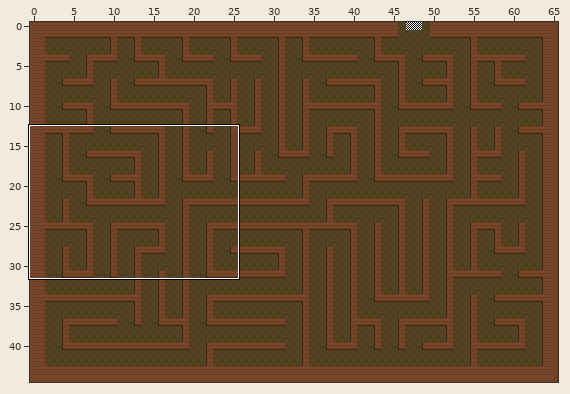
An edit to a level. Tiled map, android/assets/tilemaps/manchester/maze.tmx. Above: a wide view before the commit, with the close-up outlined.
Close-up. As it was:
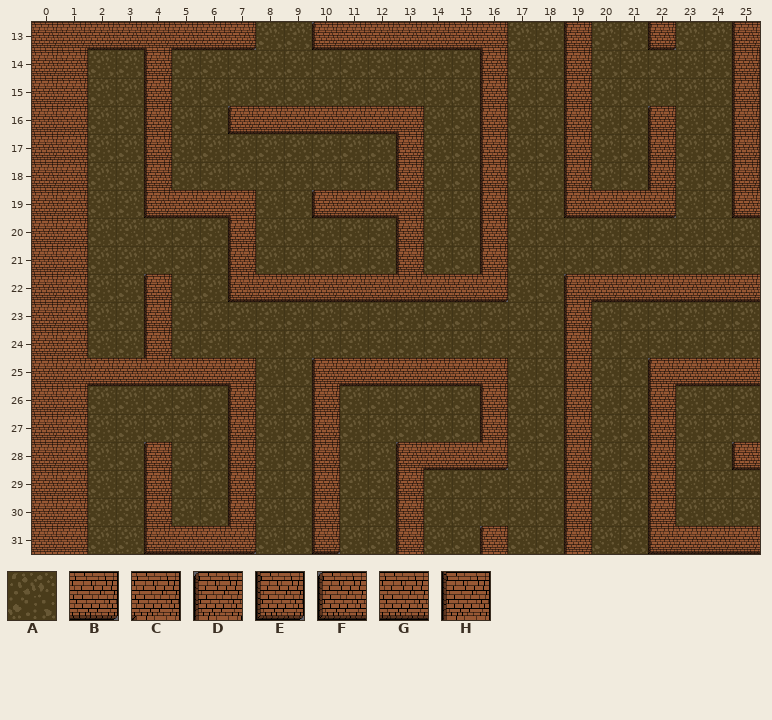
Cells are 64x64 px. Shown: x 0..25, y 13..31. The commit also changed other parts of the map, which this record leaves out. The old version is drawn lined up with the new one.
Key: from "tileSet": A 4; from "tileset2": B 4, C 6, D 10, E 12, F 14, G 23, H 28.
_ is an empty cell.
Layers that did not change in this view are not listed.
Layer "path" before, first column x 0:
13 ________AA_______AA_AA_AA_
14 __AA_AAAAAAAAAAA_AA_AAAAA_
15 __AA_AAAAAAAAAAA_AA_AAAAA_
16 __AA_AA_______AA_AA_AA_AA_
17 __AA_AAAAAAAA_AA_AA_AA_AA_
18 __AA_AAAAAAAA_AA_AA_AA_AA_
19 __AA____AA____AA_AA____AA_
20 __AAAAA_AAAAA_AA_AAAAAAAAA
21 __AAAAA_AAAAA_AA_AAAAAAAAA
22 __AA_AA__________AA_______
23 __AA_AAAAAAAAAAAAAA_AAAAAA
24 __AA_AAAAAAAAAAAAAA_AAAAAA
25 ________AA_______AA_AA____
26 __AAAAA_AA_AAAAA_AA_AA_AAA
27 __AAAAA_AA_AAAAA_AA_AA_AAA
28 __AA_AA_AA_AA____AA_AA_AA_
29 __AA_AA_AA_AA_AAAAA_AA_AAA
30 __AA_AA_AA_AA_AAAAA_AA_AAA
31 __AA____AA_AA_AA_AA_AA____
Layer "wall_tiles" before, first column x 8:
13 __FGGGGGC__
14 ________H__
15 ________H__
16 GGGGGC__H__
17 _____H__H__
18 _____H__H__
19 __FGGC__H__
20 _____H__H__
21 _____H__H__
22 GGGGGGGGB__
23 ___________
24 ___________
25 __DGGGGGC__
26 __H_____H__
27 __H_____H__
Now the later version:
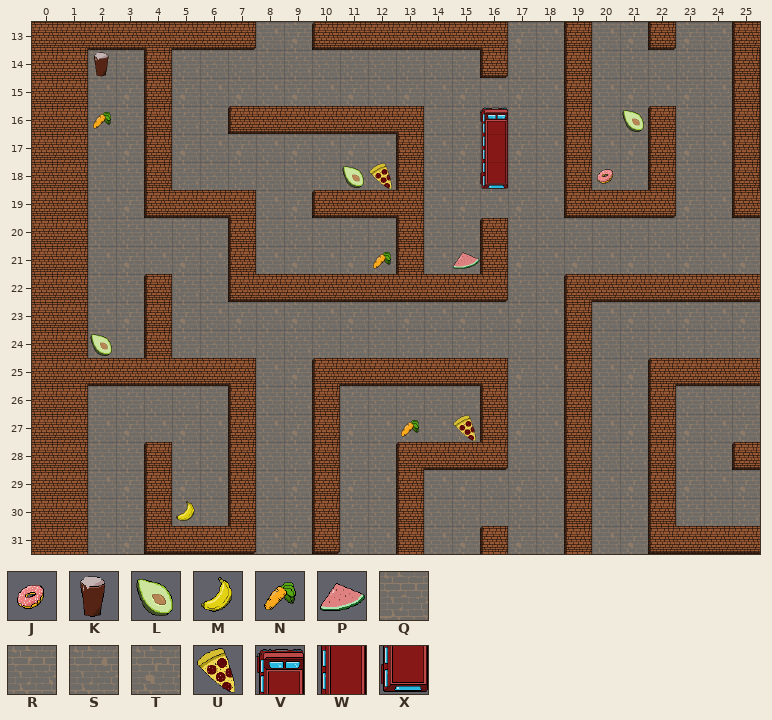
Further tiles: from "bad_objects": J 0, K 1; from "good_objects": L 0, M 1, N 2, P 3; from "london": Q 2, R 3, S 10, T 11; from "tileSet": U 5; from "tileset2": V 0 turned 90, W 1 turned 90, X 2 turned 90.
Tiles of an added or newly shown layer are drawn over the layers below it.
Diff:
map size 66x45 -> 63x45 cells
Layer "path" (removed):
y 13: x 8..9 AA -> __; x 17..18 AA -> __; x 20..21 AA -> __; x 23..24 AA -> __
y 14..15: x 2..3 AA -> __; x 5..15 AAAAAAAAAAA -> ___________; x 17..18 AA -> __; x 20..24 AAAAA -> _____
y 16: x 2..3 AA -> __; x 5..6 AA -> __; x 14..15 AA -> __; x 17..18 AA -> __; x 20..21 AA -> __; x 23..24 AA -> __
y 17..18: x 2..3 AA -> __; x 5..12 AAAAAAAA -> ________; x 14..15 AA -> __; x 17..18 AA -> __; x 20..21 AA -> __; x 23..24 AA -> __
y 19: x 2..3 AA -> __; x 8..9 AA -> __; x 14..15 AA -> __; x 17..18 AA -> __; x 23..24 AA -> __
y 20..21: x 2..6 AAAAA -> _____; x 8..12 AAAAA -> _____; x 14..15 AA -> __; x 17..25 AAAAAAAAA -> _________
y 22: x 2..3 AA -> __; x 5..6 AA -> __; x 17..18 AA -> __
y 23..24: x 2..3 AA -> __; x 5..18 AAAAAAAAAAAAAA -> ______________; x 20..25 AAAAAA -> ______
y 25: x 8..9 AA -> __; x 17..18 AA -> __; x 20..21 AA -> __
y 26..27: x 2..6 AAAAA -> _____; x 8..9 AA -> __; x 11..15 AAAAA -> _____; x 17..18 AA -> __; x 20..21 AA -> __; x 23..25 AAA -> ___
y 28: x 2..3 AA -> __; x 5..6 AA -> __; x 8..9 AA -> __; x 11..12 AA -> __; x 17..18 AA -> __; x 20..21 AA -> __; x 23..24 AA -> __
y 29..30: x 2..3 AA -> __; x 5..6 AA -> __; x 8..9 AA -> __; x 11..12 AA -> __; x 14..18 AAAAA -> _____; x 20..21 AA -> __; x 23..25 AAA -> ___
y 31: x 2..3 AA -> __; x 8..9 AA -> __; x 11..12 AA -> __; x 14..15 AA -> __; x 17..18 AA -> __; x 20..21 AA -> __
Layer "ground" (added):
y 13: x 8..9 __ -> ST; x 17..18 __ -> TS; x 20..21 __ -> ST; x 23..24 __ -> TS
y 14: x 2..3 __ -> QR; x 5..18 ______________ -> RQRQRQRQRQRQRQ; x 20..24 _____ -> QRQRQ
y 15: x 2..3 __ -> ST; x 5..18 ______________ -> TSTSTSTSTSTSTS; x 20..24 _____ -> STSTS
y 16: x 2..3 __ -> QR; x 5..6 __ -> RQ; x 14..18 _____ -> QRQRQ; x 20..21 __ -> QR; x 23..24 __ -> RQ
y 17: x 2..3 __ -> ST; x 5..12 ________ -> TSTSTSTS; x 14..18 _____ -> STSTS; x 20..21 __ -> ST; x 23..24 __ -> TS
y 18: x 2..3 __ -> QR; x 5..12 ________ -> RQRQRQRQ; x 14..18 _____ -> QRQRQ; x 20..21 __ -> QR; x 23..24 __ -> RQ
y 19: x 2..3 __ -> ST; x 8..9 __ -> ST; x 14..18 _____ -> STSTS; x 23..24 __ -> TS
y 20: x 2..6 _____ -> QRQRQ; x 8..12 _____ -> QRQRQ; x 14..15 __ -> QR; x 17..25 _________ -> RQRQRQRQR
y 21: x 2..6 _____ -> STSTS; x 8..12 _____ -> STSTS; x 14..15 __ -> ST; x 17..25 _________ -> TSTSTSTST
y 22: x 2..3 __ -> QR; x 5..6 __ -> RQ; x 17..18 __ -> RQ
y 23: x 2..3 __ -> ST; x 5..18 ______________ -> TSTSTSTSTSTSTS; x 20..25 ______ -> STSTST
y 24: x 2..3 __ -> QR; x 5..18 ______________ -> RQRQRQRQRQRQRQ; x 20..25 ______ -> QRQRQR
y 25: x 8..9 __ -> ST; x 17..18 __ -> TS; x 20..21 __ -> ST
y 26: x 2..6 _____ -> QRQRQ; x 8..9 __ -> QR; x 11..15 _____ -> RQRQR; x 17..18 __ -> RQ; x 20..21 __ -> QR; x 23..25 ___ -> RQR
y 27: x 2..6 _____ -> STSTS; x 8..9 __ -> ST; x 11..15 _____ -> TSTST; x 17..18 __ -> TS; x 20..21 __ -> ST; x 23..25 ___ -> TST
y 28: x 2..3 __ -> QR; x 5..6 __ -> RQ; x 8..9 __ -> QR; x 11..12 __ -> RQ; x 17..18 __ -> RQ; x 20..21 __ -> QR; x 23..24 __ -> RQ
y 29: x 2..3 __ -> ST; x 5..6 __ -> TS; x 8..9 __ -> ST; x 11..12 __ -> TS; x 14..18 _____ -> STSTS; x 20..21 __ -> ST; x 23..25 ___ -> TST
y 30: x 2..3 __ -> QR; x 5..6 __ -> RQ; x 8..9 __ -> QR; x 11..12 __ -> RQ; x 14..18 _____ -> QRQRQ; x 20..21 __ -> QR; x 23..25 ___ -> RQR
y 31: x 2..3 __ -> ST; x 8..9 __ -> ST; x 11..12 __ -> TS; x 14..15 __ -> ST; x 17..18 __ -> TS; x 20..21 __ -> ST
Layer "wall_tiles":
y 14: x 16 H -> E
y 15: x 16 H -> _
y 16: x 16 H -> V
y 17: x 16 H -> W
y 18: x 16 H -> X
y 19: x 16 H -> _
Layer "bad_tiles" (now shown):
y 14: x 2 _ -> K
y 18: x 12 _ -> U; x 20 _ -> J
y 27: x 15 _ -> U
Layer "good_tiles" (now shown):
y 16: x 2 _ -> N; x 21 _ -> L
y 18: x 11 _ -> L
y 21: x 12 _ -> N; x 15 _ -> P
y 24: x 2 _ -> L
y 27: x 13 _ -> N
y 30: x 5 _ -> M
